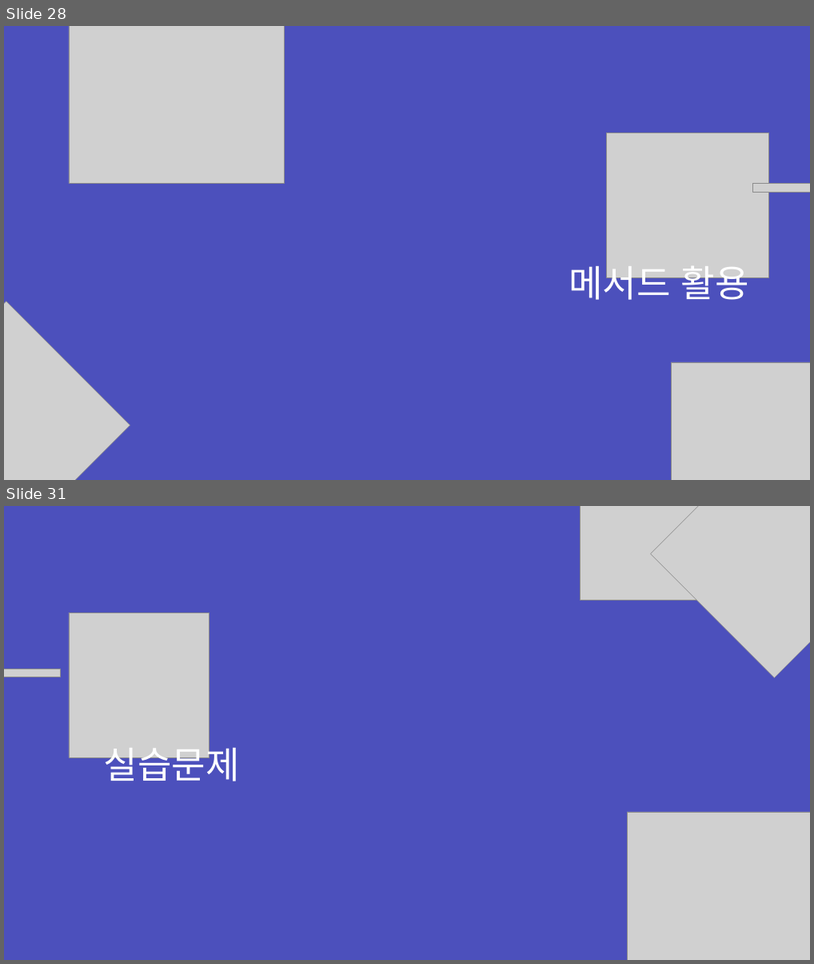
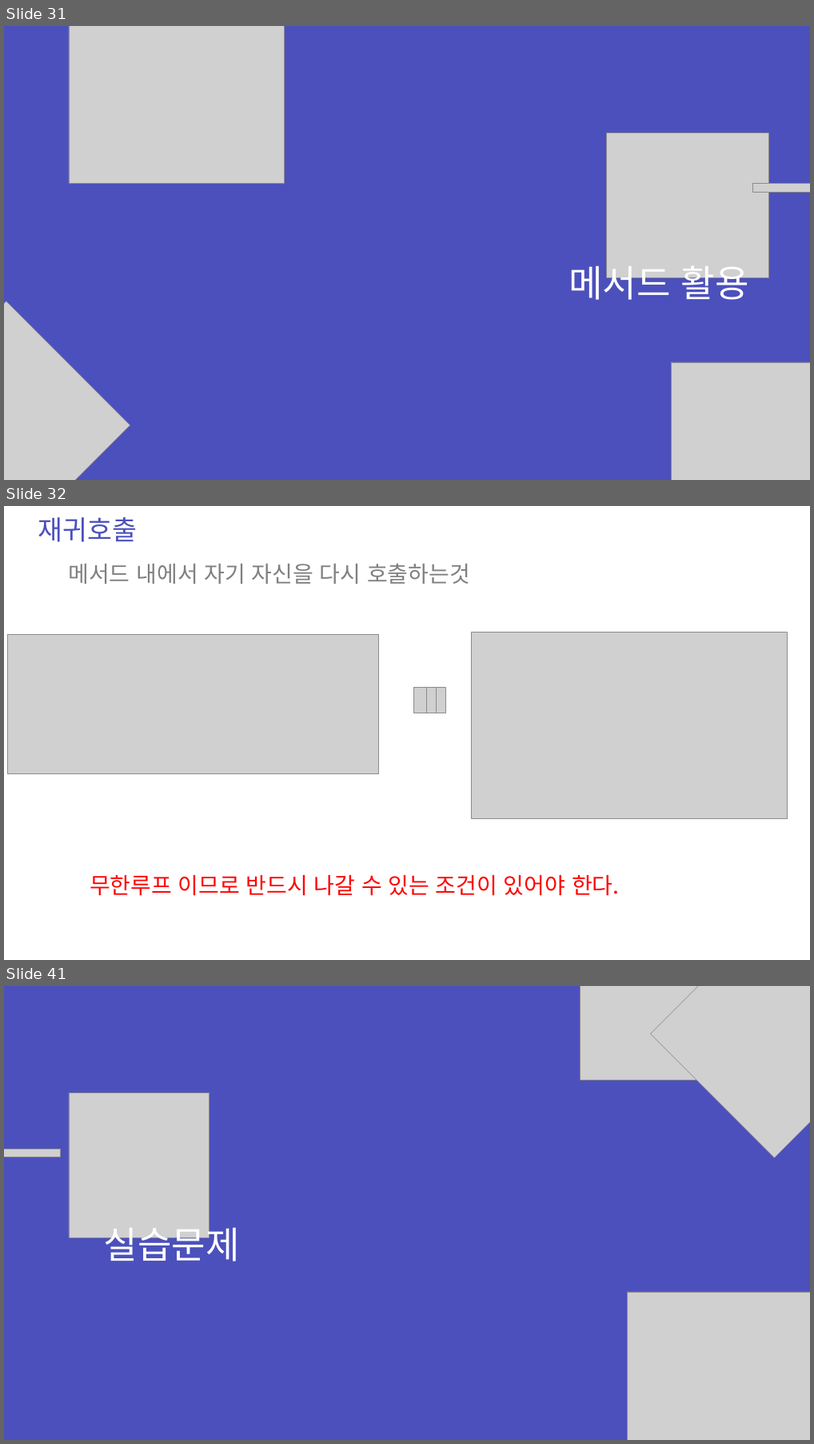
Before and after one commit to zest132/JavaLecture, a slide deck: JavaLecture/LectureFile/java 6강.pptx. Shown one above the other, each under a label of ours: slides 28 and 31 before the commit, slides 31, 32 and 41 after it; the slides between them are not shown. The pictures are 814x964 and 814x1444 pixels, drawn with LibreOffice and Linux fonts; fonts in the diff are those of the drawing; grey boxes stand for pictures. Boxes give left, top, right and bottom in pixels: in the first picture for what was removed or moved away, otherwise in the second. Text is boxed around its words. In the diff, an @@ line names an element or a change of style, - is before the commit and + after.

```diff
--- a/JavaLecture/LectureFile/java 6강.pptx
+++ b/JavaLecture/LectureFile/java 6강.pptx
@@ slide 32 added at box(4, 506, 810, 960), background #FFFFFF @@
@@ text added at box(38, 517, 138, 542), 48 pt, text #4C50BC @@
+재귀호출
@@ text added at box(69, 564, 470, 584), 40 pt, text #808080 @@
+메서드 내에서 자기 자신을 다시 호출하는것
@@ picture added at box(7, 634, 378, 773) @@
@@ picture added at box(471, 632, 787, 818) @@
@@ picture added at box(414, 687, 427, 712) @@
@@ picture added at box(423, 687, 436, 712) @@
@@ picture added at box(433, 687, 446, 712) @@
@@ text added at box(90, 875, 619, 896), 40 pt, text #FF0000 @@
+무한루프 이므로 반드시 나갈 수 있는 조건이 있어야 한다.
@@ what was slide 28 is now slide 31 @@
@@ what was slide 31 is now slide 41 @@
```
Also in this commit, not shown: 3 slides changed, 9 other slides added, 3 other files.
